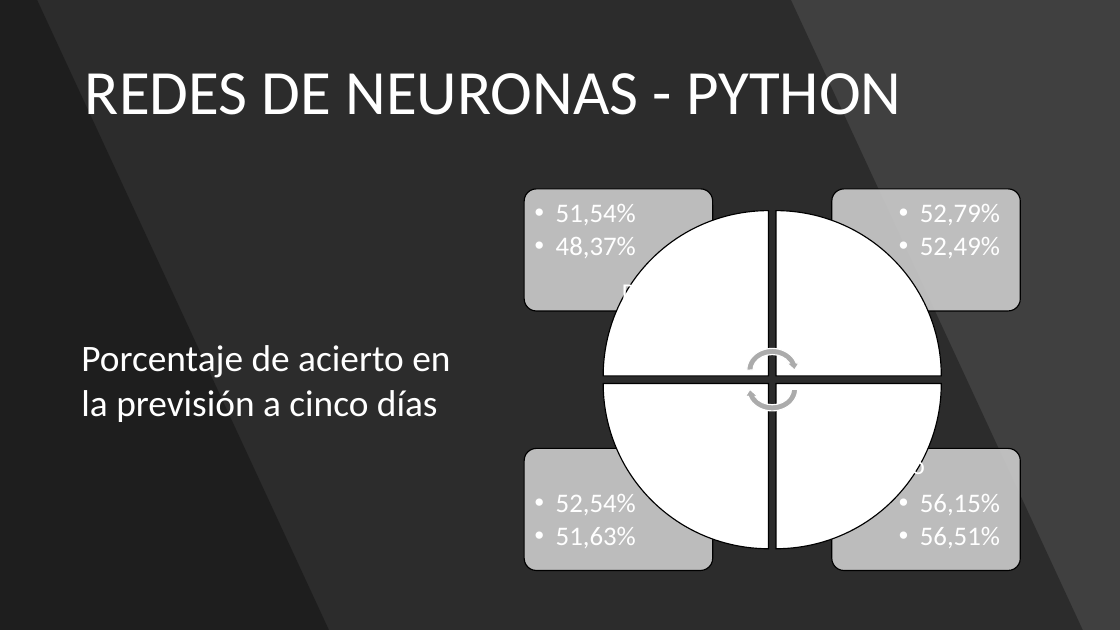
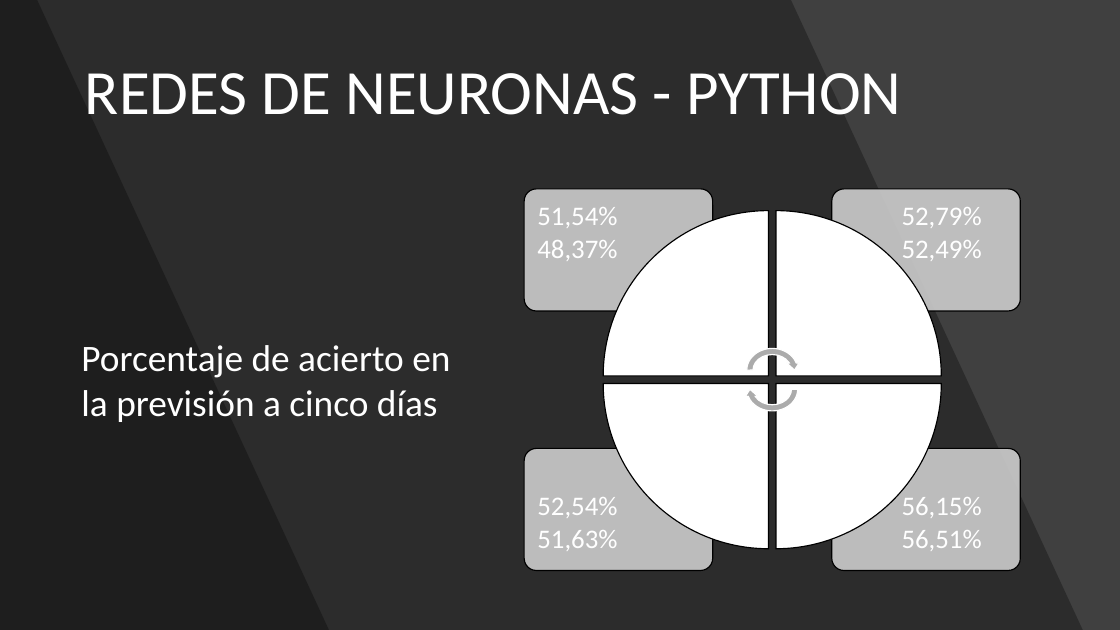
Before and after one commit to adrigrillo/IBEXPredictor, a slide deck: slide 20 of docs/PresentacionFinal.pptx. Drawn at 1120x630 pixels with LibreOffice and Linux fonts; fonts in the diff are those of the drawing. Boxes give left, top, right and bottom in pixels: in the first picture for what was removed or moved away, otherwise in the second. Text is boxed around its words. In the diff, an @@ line names an element or a change of style, - is before the commit and + after.

```diff
--- a/docs/PresentacionFinal.pptx
+++ b/docs/PresentacionFinal.pptx
@@ text removed at [622, 280, 682, 300] @@
-Datos reales
@@ text removed at [849, 454, 925, 480] @@
-% de cambio
@@ bullet •• to none in 4 elements at [902, 207, 982, 261], [537, 207, 617, 261], [902, 497, 982, 551], [537, 497, 617, 551] @@
```
Also in this commit, not shown: 5 other slides changed.
